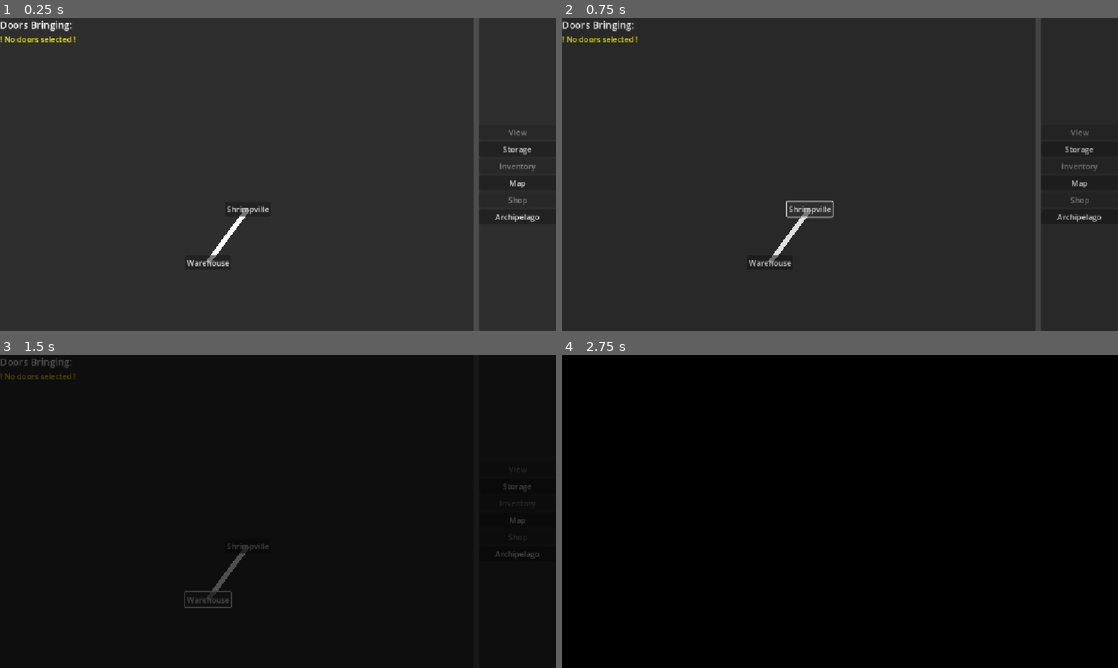
Above: before the commit, frames 1-4 (two rows, left to right).
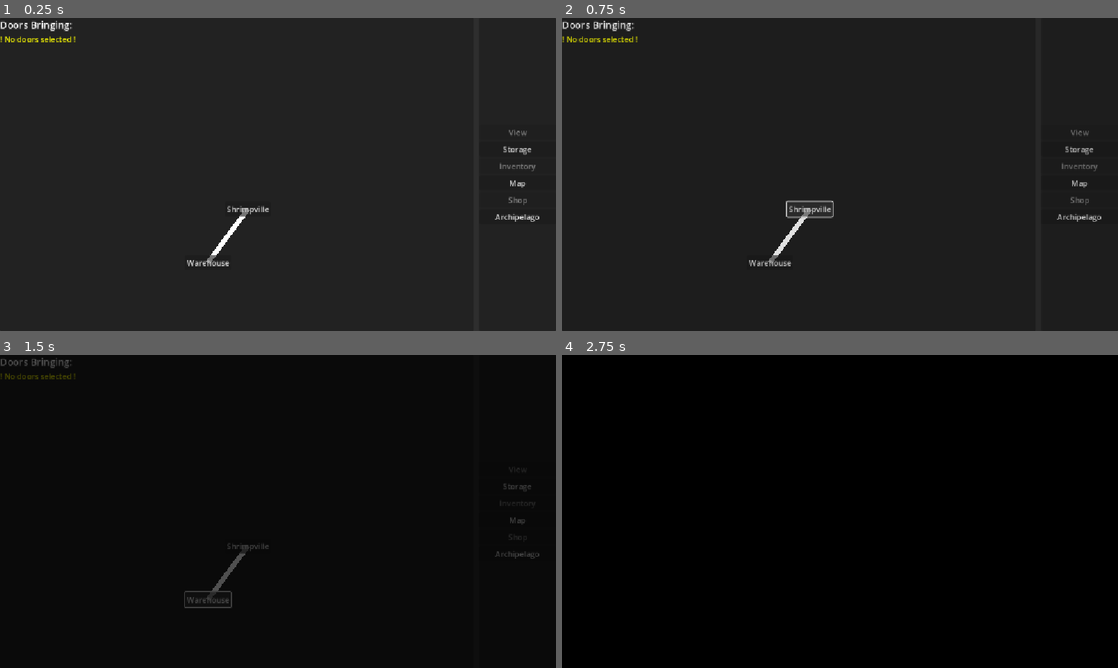
Above: after the commit, the same moments.

Repository: TheOmnipresence/DoorSalesman
Game: Godot game, scene res://Scenes/warehouse.tscn
Two runs of this game, one before a commit and one after it. Both use one fixed random seed, a clock stepped at 60 frames per second and the inputs below. The engine's default icon, where the game draws it, is replaced by a stand-in: a white triangle on a blue panel in a dark square.
Inputs:
- Up to frame 1 (0.25 s): no input
- Up to frame 2 (0.75 s): click "Shrimpville" at 0.5 s
- Up to frame 3 (1.5 s): click "Warehouse" at 1.25 s
- Up to frame 4 (2.75 s): click "Storage" at 2 s

The runs differ from the first frame. In frame 1, 0.9% of the frame differs, in the area x 85-87%, y 0-100%; in frame 2, 0.9%; in frame 3, less than 0.1%; in frame 4, nothing differs.

Commit message:
upgrades framework

Diff:
--- /dev/null
+++ b/Scenes/shop.tscn
@@ -0,0 +1,11 @@
+[gd_scene format=3 uid="uid://nwflvi6qm2kn"]
+
+[node name="Shop" type="Control"]
+visible = false
+layout_mode = 3
+anchors_preset = 15
+anchor_right = 1.0
+anchor_bottom = 1.0
+grow_horizontal = 2
+grow_vertical = 2
+mouse_filter = 2
--- a/Scenes/warehouse.tscn
+++ b/Scenes/warehouse.tscn
@@ -101,6 +101,34 @@
 horizontal_scroll_mode = 0
 
 [node name="GridContainer" type="GridContainer" parent="HSplitContainer/Tabs/Inventory/ScrollContainer"]
+layout_mode = 2
+columns = 6
+
+[node name="Shop" type="Control" parent="HSplitContainer/Tabs"]
+anchors_preset = 0
+offset_right = 40.0
+offset_bottom = 40.0
+
+[node name="Panel" type="Panel" parent="HSplitContainer/Tabs/Shop"]
+layout_mode = 1
+anchors_preset = 15
+anchor_right = 1.0
+anchor_bottom = 1.0
+offset_right = 1112.0
+offset_bottom = 608.0
+grow_horizontal = 2
+grow_vertical = 2
+
+[node name="ScrollContainer" type="ScrollContainer" parent="HSplitContainer/Tabs/Shop"]
+layout_mode = 1
+anchors_preset = 15
+anchor_right = 1.0
+anchor_bottom = 1.0
+grow_horizontal = 2
+grow_vertical = 2
+horizontal_scroll_mode = 0
+
+[node name="GridContainer" type="GridContainer" parent="HSplitContainer/Tabs/Shop/ScrollContainer"]
 layout_mode = 2
 columns = 6
 
@@ -181,16 +209,6 @@
 grow_vertical = 2
 mouse_filter = 2
 
-[node name="Shop" type="Control" parent="HSplitContainer/Tabs"]
-visible = false
-layout_mode = 1
-anchors_preset = 15
-anchor_right = 1.0
-anchor_bottom = 1.0
-grow_horizontal = 2
-grow_vertical = 2
-mouse_filter = 2
-
 [node name="Archipelago" parent="HSplitContainer/Tabs" instance=ExtResource("3_q31fj")]
 layout_mode = 1
 
--- a/Scripts/dialouge_action_transition.gd
+++ b/Scripts/dialouge_action_transition.gd
@@ -45,7 +45,9 @@
 				for i in Globals.carry_inventory:
 					if i.door_name == x.right(-5).capitalize():
 						var before = Globals.money
+						print(Globals.carry_inventory)
 						Globals.sell(i)
+						print(Globals.carry_inventory)
 						print("earned " + str(Globals.money - before))
 						break
 
--- a/Scripts/globals.gd
+++ b/Scripts/globals.gd
@@ -6,6 +6,7 @@
 @onready var warehouse_inventory: Array[Door] = [get_door_by_name("Base Door"), get_door_by_name("Base Door"), get_door_by_name("Scratched Door")]
 var truck_inventory: Array[Door] = []
 var carry_inventory: Array[Door] = []
+var upgrades: Array[Upgrade] = []
 
 var warehouse_storage_level = 0
 var truck_storage_level = 0
@@ -34,6 +35,11 @@
 	Door.new("Base Door", "Pretty boring door", 20, 45),
 	Door.new("Scratched Door", "A bit beat up", 10, 30),
 ]
+var all_upgrades: Array[Upgrade] = [
+	Upgrade.new("Double Cash", "Doubles earned money", 45, 2)
+]
+
+@export var shop_inventory: Array = all_upgrades
 
 var npc_data := {}
 
@@ -45,34 +51,40 @@
 		if value > 0:
 			got_money = true
 
-func buy(item):
-	if item is Door:
-		money -= item.cost
-
-
-var got_money := false
-
-var is_archipelago := false
-
-var archipelago_locations_found: Array[String] = []
-
-
-func _ready() -> void:
-	Archipelago.connected.connect(connect_script)
-	Archipelago.disconnected.connect((func(): is_archipelago = false))
-
-
-func connect_script() -> void:
-	is_archipelago = true
-	got_money = true
-
 
 func sell(door: Door):
-	money += door.sell_for
+	var sell_multi = 1
+	for i in upgrades:
+		sell_multi = sell_multi * i.sell_multiplier
+	money += door.sell_for * sell_multi
 	carry_inventory.erase(door)
 	truck_inventory.erase(door)
 	warehouse_inventory.erase(door)
 	get_tree().current_scene.update_all()
+
+func buy(item):
+	money -= item.cost
+	if item is Door:
+		warehouse_inventory.append(item)
+	if item is Upgrade:
+		upgrades.append(item)
+
+
+var got_money := false
+
+var is_archipelago := false
+
+var archipelago_locations_found: Array[String] = []
+
+
+func _ready() -> void:
+	Archipelago.connected.connect(connect_script)
+	Archipelago.disconnected.connect((func(): is_archipelago = false))
+
+
+func connect_script() -> void:
+	is_archipelago = true
+	got_money = true
 
 
 func send_to_place(place_name: String) -> void:
@@ -129,6 +141,12 @@
 	for i in all_doors:
 		if i.door_name == door_name:
 			return Door.new(i.door_name, i.description, i.cost, i.sell_for)
+	return null
+
+func get_upgrade_by_name(upgrade_name: String) -> Upgrade:
+	for i in all_doors:
+		if i.upgrade_name == upgrade_name:
+			return Upgrade.new(i.upgrade_name, i.description, i.cost, i.sell_multi)
 	return null
 
 
@@ -183,3 +201,15 @@
 		description = des
 		cost = cost_val
 		sell_for = price_val
+
+class Upgrade extends Resource:
+	var upgrade_name: String
+	var description: String
+	var cost: int
+	var sell_multiplier: int
+
+	func _init(name_val := "", des := "", cost_val := 0, sell_M := 1) -> void:
+		upgrade_name = name_val
+		description = des
+		cost = cost_val
+		sell_multiplier = sell_M
